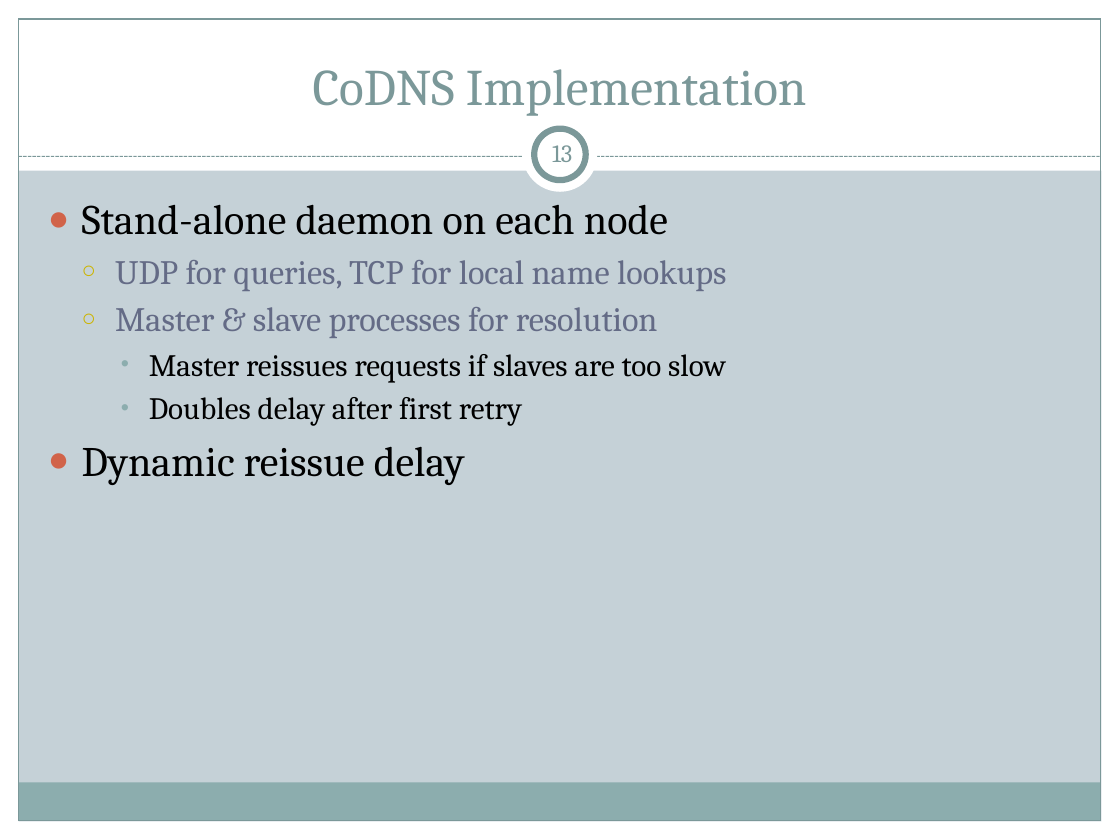
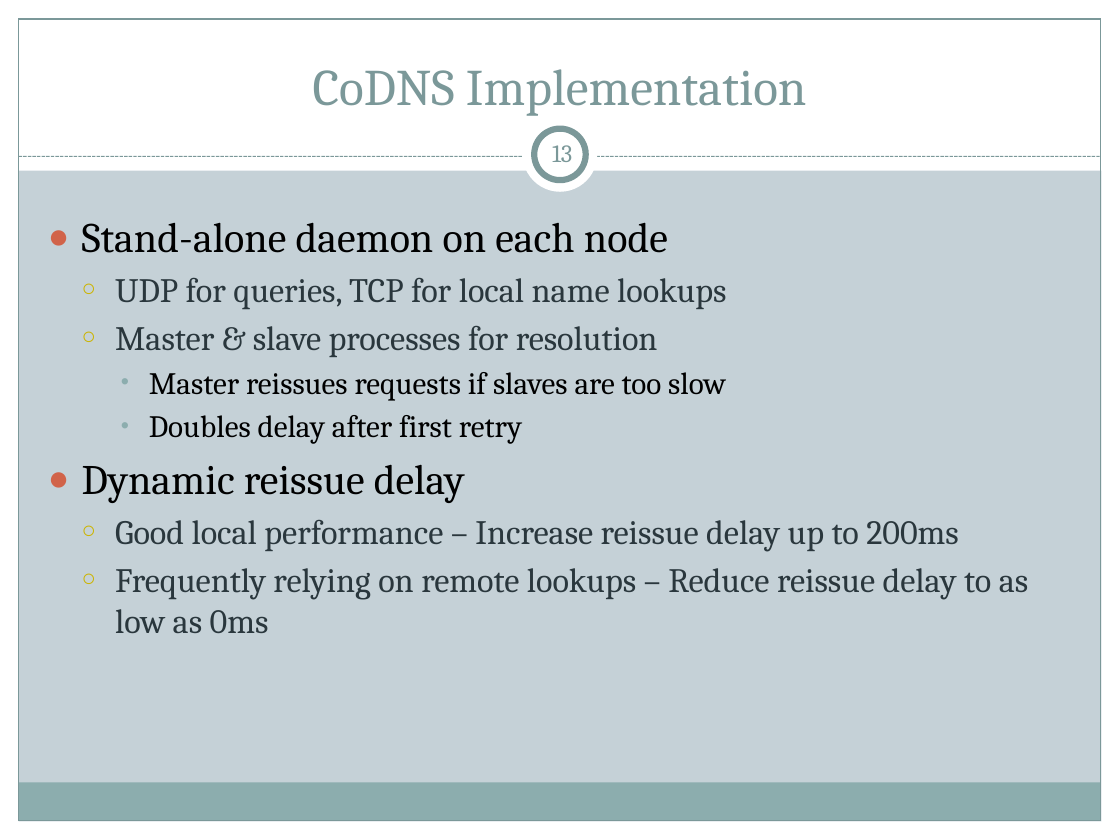
Before and after one commit to cs525-koala/documents, a slide deck: slide 13 of p2p/P2P Apps.pptx. Drawn at 1120x840 pixels with LibreOffice and Linux fonts; fonts in the diff are those of the drawing. Boxes give left, top, right and bottom in pixels: in the first picture for what was removed or moved away, otherwise in the second. Text is boxed around its words. In the diff, an @@ line names an element or a change of style, - is before the commit and + after.

Commit message:
presentation: after kevin's changes

```diff
--- a/p2p/P2P Apps.pptx
+++ b/p2p/P2P Apps.pptx
@@ text "Stand-alone daemon on each node": place and size @@
-text "Stand-alone daemon on each node" at [82,204,726,485]
+text "Stand-alone daemon on each node" at [82,222,1028,633]
@@ text at [115,278,726,357]: text colour #646B86 to #2A373D in "UDP for queries, TCP for local name ...", "Master & slave processes for resolution" @@
@@ text at [115,520,1028,633]: paragraphs added @@
+  ○ Good local performance – Increase reissue delay up to 200ms
+  ○ Frequently relying on remote lookups – Reduce reissue delay to as low as 0ms
```
Also in this commit, not shown: 47 other slides changed, 1 slide added, 2 slides removed.
